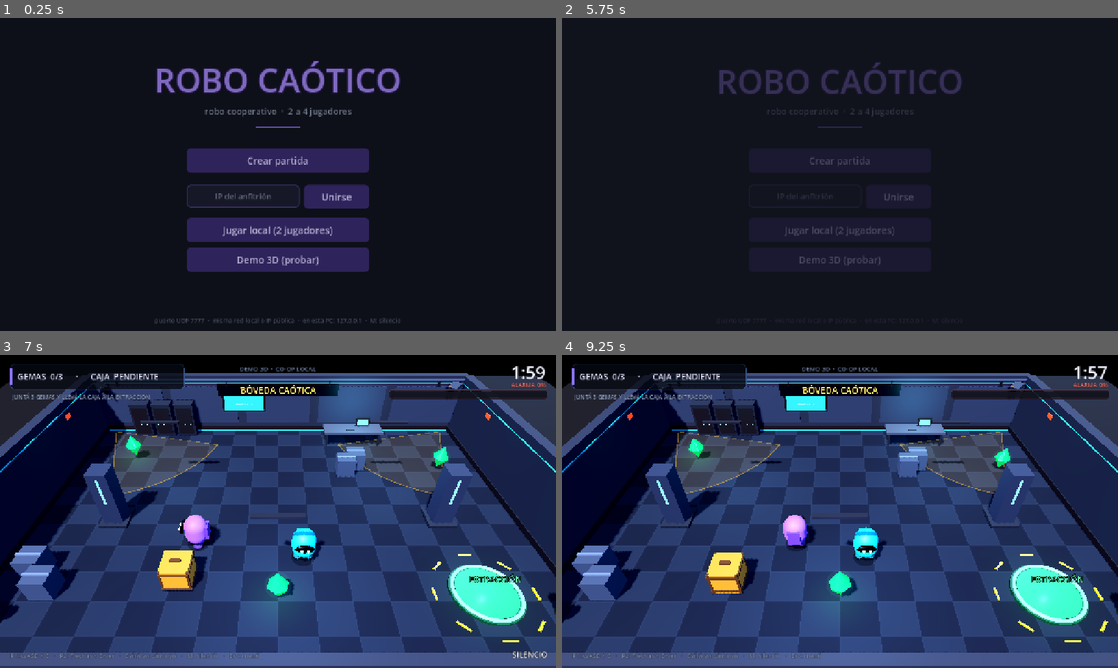
Above: before the commit, frames 1-4 (two rows, left to right).
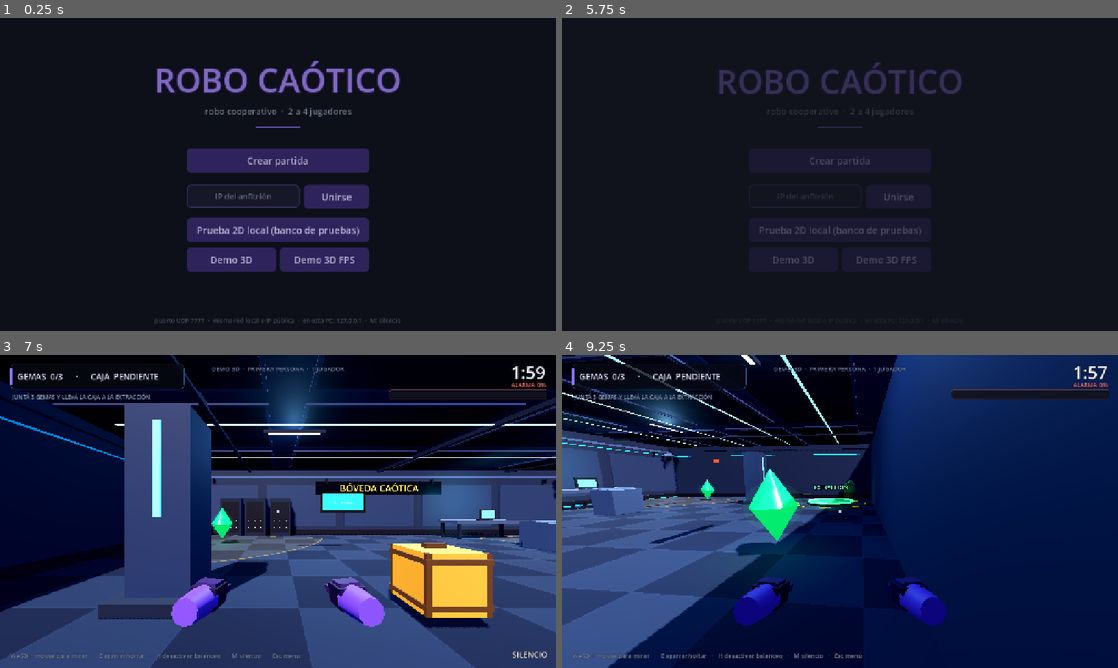
Above: after the commit, the same moments.

Repository: henriih18/game
Game: Godot game, scene res://scenes/menu.tscn
Two runs of this game, one before a commit and one after it. Both use one fixed random seed, a clock stepped at 60 frames per second and the inputs below.
Inputs (mouse positions are in pixels of both pictures, inside the frame that each line leads up to):
- Up to frame 1 (0.25 s): no input
- Up to frame 2 (5.75 s): click (806, 196) at 0.52 s; type "12" at 0.6 s; click "Demo 3D (probar)" (after the commit: "Demo 3D") at 1.25 s; tap Enter (interact2) at 2, 4.35 s; move the mouse to (962, 158) at 2.02 s; hold D (move_right) 2.03-2.78 s; hold E (interact) 2.03-2.78 s; click (962, 158) at 2.17 s; tap H at 2.3, 2.85, 3.8, 5.1 s; move the mouse to (728, 190) at 2.77 s; hold S (move_down) 2.78-3.53 s; click (728, 190) at 2.92 s; tap E (interact) at 3.05, 4.55 s; move the mouse to (895, 105) at 3.52 s; hold D (move_right) 3.53-4.28 s; hold E (interact) 3.53-4.28 s; click (895, 105) at 3.67 s; move the mouse to (812, 237) at 4.27 s; hold W (move_up) 4.28-5.03 s; click (812, 237) at 4.42 s; move the mouse to (1006, 221) at 5.02 s; hold A (move_left) from 5.03 s (still down); click (1006, 221) at 5.17 s; tap Escape (ui_cancel) at 5.65 s
- Up to frame 3 (7 s): release A (move_left) at 5.75 s; click (322, 596) at 5.75 s, where only the run after the commit has a clickable "Demo 3D FPS"; move the mouse to (111, 464) at 6.52 s; hold A (move_left) from 6.53 s (still down); tap M at 6.6 s; click (111, 464) at 6.67 s; tap E (interact) at 6.8 s
- Up to frame 4 (9.25 s): move the mouse to (867, 511) at 7.27 s; release A (move_left) at 7.28 s; hold S (move_down) 7.28-8.03 s; hold E (interact) 7.28-8.03 s; click (867, 511) at 7.42 s; tap H at 7.55, 8.1, 9.05 s; move the mouse to (756, 433) at 8.02 s; hold D (move_right) 8.03-8.78 s; click (756, 433) at 8.17 s; tap E (interact) at 8.3 s; move the mouse to (962, 495) at 8.77 s; hold W (move_up) from 8.78 s (still down); hold E (interact) from 8.78 s (still down); click (962, 495) at 8.92 s

The runs differ from the first frame. In frame 1, 0.8% of the frame differs, in the area x 35-65%, y 66-82%; in frame 2, 0.4%; in frame 3, 64%; in frame 4, 83%, in the area x 0-100%, y 0-100%.

Commit message:
Prototipo 3D en primera persona

Diff:
--- /dev/null
+++ b/scenes/demo3d_fp.tscn
@@ -0,0 +1,6 @@
+[gd_scene load_steps=2 format=3]
+
+[ext_resource type="Script" path="res://scripts/demo3d_fp.gd" id="1_fp"]
+
+[node name="Demo3DFP" type="Node3D"]
+script = ExtResource("1_fp")
--- a/scenes/menu.tscn
+++ b/scenes/menu.tscn
@@ -83,15 +83,24 @@
 offset_top = 460.0
 offset_right = 850.0
 offset_bottom = 516.0
-text = "Jugar local (2 jugadores)"
+text = "Prueba 2D local (banco de pruebas)"
 
 [node name="Demo3DButton" type="Button" parent="."]
 layout_mode = 0
 offset_left = 430.0
 offset_top = 528.0
+offset_right = 636.0
+offset_bottom = 584.0
+text = "Demo 3D"
+
+[node name="DemoFPButton" type="Button" parent="."]
+layout_mode = 0
+offset_left = 644.0
+offset_top = 528.0
 offset_right = 850.0
 offset_bottom = 584.0
-text = "Demo 3D (probar)"
+text = "Demo 3D FPS"
+tooltip_text = "Prototipo en primera persona"
 
 [node name="Status" type="Label" parent="."]
 layout_mode = 0
--- a/scripts/crate3d.gd
+++ b/scripts/crate3d.gd
@@ -86,6 +86,7 @@
 
 	var total := Vector3.ZERO
 	var count := 0
+	var first_player: Node3D = null
 	if game != null and is_instance_valid(game):
 		for id in holder_ids:
 			if game.players.has(id):
@@ -93,9 +94,21 @@
 				if is_instance_valid(player):
 					total += player.global_position
 					count += 1
+					if first_player == null:
+						first_player = player
 
 	if count > 0:
 		var target := total / float(count) + Vector3(0, 2.15, 0)
+		var is_fp := bool(game.get("first_person")) if game != null and is_instance_valid(game) else false
+		if is_fp and first_player != null:
+			if count == 1:
+				var forward := -first_player.global_transform.basis.z
+				forward.y = 0.0
+				forward = forward.normalized()
+				target = first_player.global_position + forward * 1.85 + Vector3(0, 0.62, 0)
+				rotation.y = lerp_angle(rotation.y, first_player.rotation.y, minf(1.0, 9.0 * delta))
+			else:
+				target = total / float(count) + Vector3(0, 1.05, 0)
 		global_position = global_position.lerp(target, minf(1.0, 11.0 * delta))
 		global_position.x = clampf(global_position.x, -12.0, 12.0)
 		global_position.z = clampf(global_position.z, -8.0, 8.0)
--- a/scripts/demo3d.gd
+++ b/scripts/demo3d.gd
@@ -11,6 +11,7 @@
 const PAD_POS := Vector3(9.0, 0.0, 6.0)
 
 var state: int = State.PLAYING
+var first_person := false
 var time_left := ROUND_TIME
 var alarm := 0.0
 var gems_collected := 0
@@ -23,12 +24,15 @@
 var pad_ring: MeshInstance3D
 
 var camera3d: Camera3D
+var camera_base_fov := 49.0
 var alarm_light: OmniLight3D
 var danger_material: ShaderMaterial
 var status_label: Label
 var timer_label: Label
 var alarm_label_ref: Label
 var seen_label: Label
+var hint_label: Label
+var demo_badge: Label
 var alarm_fill: ColorRect
 var overlay: ColorRect
 var result_label: Label
@@ -373,7 +377,7 @@
 
 	var goal := _hud_label(hud, Vector2(28, 88), Vector2(620, 22), "JUNTÁ 3 GEMAS Y LLEVÁ LA CAJA A LA EXTRACCIÓN", 13, Color(0.56, 0.62, 0.75))
 
-	var demo_badge := _hud_label(hud, Vector2(440, 22), Vector2(400, 24), "DEMO 3D  ·  CO-OP LOCAL", 14, Color(0.48, 0.55, 0.7))
+	demo_badge = _hud_label(hud, Vector2(440, 22), Vector2(400, 24), "DEMO 3D  ·  CO-OP LOCAL", 14, Color(0.48, 0.55, 0.7))
 	demo_badge.horizontal_alignment = HORIZONTAL_ALIGNMENT_CENTER
 
 	seen_label = _hud_label(hud, Vector2(28, 112), Vector2(420, 20), "CÁMARA DETECTANDO", 14, Color(1.0, 0.32, 0.26))
@@ -410,7 +414,7 @@
 	alarm_fill.color = Color(0.95, 0.22, 0.2)
 	hud.add_child(alarm_fill)
 
-	_hud_label(
+	hint_label = _hud_label(
 		hud,
 		Vector2(24, 682),
 		Vector2(940, 26),
@@ -559,7 +563,7 @@
 		danger = clampf((alarm - 25.0) / 75.0, 0.0, 1.0) * 0.55
 	danger_material.set_shader_parameter("intensity", danger)
 	alarm_light.light_energy = (alarm / ALARM_MAX) * 0.7
-	camera3d.fov = lerpf(49.0, 46.0, ratio if state == State.PLAYING else 0.0)
+	camera3d.fov = lerpf(camera_base_fov, camera_base_fov - 3.0, ratio if state == State.PLAYING else 0.0)
 
 	if state == State.PLAYING:
 		Audio.set_alarm(alarm, true)
@@ -599,14 +603,23 @@
 	Audio.set_alarm(0.0, false)
 	Audio.stop_music()
 	Audio.play_sfx("win" if result == State.WON else "lose", -6.0)
-	var effect_pos: Vector3 = PAD_POS + Vector3(0, 0.8, 0) if result == State.WON else players[1].global_position + Vector3(0, 1.0, 0)
+	var effect_player: Node3D = null
+	if players.has(1):
+		effect_player = players[1]
+	elif not players.is_empty():
+		effect_player = players.values()[0]
+	var effect_pos: Vector3 = PAD_POS + Vector3(0, 0.8, 0)
+	if result != State.WON and effect_player != null:
+		effect_pos = effect_player.global_position + Vector3(0, 1.0, 0)
 	_burst3d(effect_pos, Color(0.4, 1.0, 0.6) if result == State.WON else Color(1.0, 0.25, 0.18), 36, 1.4)
+	Input.mouse_mode = Input.MOUSE_MODE_VISIBLE
 	_update_hud()
 
 func _unhandled_input(event: InputEvent) -> void:
 	if event.is_action_pressed("ui_cancel"):
 		get_viewport().set_input_as_handled()
 		Audio.set_alarm(0.0, false)
+		Input.mouse_mode = Input.MOUSE_MODE_VISIBLE
 		get_tree().change_scene_to_file(MENU_SCENE)
 		return
 	if state != State.PLAYING and event.is_action_pressed("restart"):
--- /dev/null
+++ b/scripts/demo3d_fp.gd
@@ -0,0 +1,141 @@
+extends "res://scripts/demo3d.gd"
+
+var prompt_label: Label
+var prompt_panel: Panel
+var crosshair: ColorRect
+
+func _ready() -> void:
+	first_person = true
+	super._ready()
+	Input.mouse_mode = Input.MOUSE_MODE_CAPTURED
+
+func _build_room() -> void:
+	super._build_room()
+
+	var wall_color := Color(0.13, 0.16, 0.23)
+	var ceiling_color := Color(0.11, 0.14, 0.21)
+
+	var ceiling := _box(_level, Vector3(0, 4.42, 0), Vector3(26, 0.25, 18), ceiling_color)
+	ceiling.cast_shadow = GeometryInstance3D.SHADOW_CASTING_SETTING_OFF
+	for x in [-9.75, -3.25, 3.25, 9.75]:
+		for z in [-6.0, -2.0, 2.0, 6.0]:
+			var panel := _box(
+				_level,
+				Vector3(x, 4.27, z),
+				Vector3(5.55, 0.055, 3.45),
+				Color(0.14, 0.18, 0.27)
+			)
+			panel.cast_shadow = GeometryInstance3D.SHADOW_CASTING_SETTING_OFF
+			var seam := _box(
+				_level,
+				Vector3(x, 4.235, z),
+				Vector3(5.35, 0.012, 3.25),
+				Color(0.065, 0.085, 0.13)
+			)
+			seam.cast_shadow = GeometryInstance3D.SHADOW_CASTING_SETTING_OFF
+
+	for x in [-8.6, 0.0, 8.6]:
+		var beam := _box(_level, Vector3(x, 4.24, 0), Vector3(0.14, 0.16, 17.8), Color(0.09, 0.12, 0.18))
+		beam.cast_shadow = GeometryInstance3D.SHADOW_CASTING_SETTING_OFF
+
+	for z in [-5.2, -1.4, 2.4, 6.2]:
+		var strip := _box(_level, Vector3(0, 4.225, z), Vector3(23.5, 0.025, 0.09), Color(0.4, 0.7, 0.95))
+		strip.material_override = _emissive(Color(0.42, 0.72, 1.0), 1.15)
+		strip.cast_shadow = GeometryInstance3D.SHADOW_CASTING_SETTING_OFF
+
+	# Cierra la cuarta pared que la cámara elevada no necesitaba.
+	_box(_level, Vector3(0, 2.0, 9.0), Vector3(26, 4.0, 0.6), wall_color, true)
+	_box(_level, Vector3(0, 4.2, 9.0), Vector3(26, 0.5, 0.6), wall_color)
+	_box(_level, Vector3(0, 2.0, -9.0), Vector3(26, 0.45, 0.05), Color(0.08, 0.1, 0.15))
+	for side in [-1.0, 1.0]:
+		_box(_level, Vector3(12.8 * side, 4.2, 0), Vector3(0.6, 0.5, 18), wall_color)
+	_box(_level, Vector3(0, 4.2, -9.0), Vector3(26, 0.5, 0.6), wall_color)
+
+func _build_players() -> void:
+	var root := Node3D.new()
+	root.name = "Players"
+	add_child(root)
+
+	var player := PlayerFP3D.new()
+	player.name = "P1"
+	player.player_index = 0
+	player.game_id = 1
+	player.game = self
+	player.color = Color(0.545, 0.361, 0.965)
+	player.position = Vector3(-4.4, 0.0, 4.8)
+	player.rotation.y = 0.0
+	root.add_child(player)
+	players[1] = player
+
+	var previous_camera := camera3d
+	camera3d = player.fp_camera
+	camera_base_fov = 76.0
+	camera3d.current = true
+	if previous_camera != null:
+		previous_camera.current = false
+		previous_camera.queue_free()
+
+func _build_crate() -> void:
+	super._build_crate()
+	crate.position = Vector3(-4.4, 0.58, 1.8)
+	crate.scale = Vector3(0.72, 0.72, 0.72)
+
+func _build_hud() -> void:
+	super._build_hud()
+	if hint_label != null:
+		hint_label.text = "WASD + mouse para mirar   ·   E agarrar/soltar   ·   H desactivar balanceo   ·   M silencio   ·   Esc menú"
+	if demo_badge != null:
+		demo_badge.text = "DEMO 3D  ·  PRIMERA PERSONA  ·  1 JUGADOR"
+
+	var hud := get_node("HUD")
+	crosshair = ColorRect.new()
+	crosshair.name = "Crosshair"
+	crosshair.position = Vector2(638, 358)
+	crosshair.size = Vector2(4, 4)
+	crosshair.color = Color(0.9, 0.94, 1.0, 0.8)
+	crosshair.mouse_filter = Control.MOUSE_FILTER_IGNORE
+	hud.add_child(crosshair)
+
+	prompt_panel = Panel.new()
+	prompt_panel.name = "PromptPanel"
+	prompt_panel.position = Vector2(24, 604)
+	prompt_panel.size = Vector2(300, 38)
+	var panel_style := StyleBoxFlat.new()
+	panel_style.bg_color = Color(0.025, 0.038, 0.07, 0.82)
+	panel_style.border_color = Color(0.62, 0.48, 0.22, 0.8)
+	panel_style.set_border_width_all(1)
+	panel_style.set_corner_radius_all(8)
+	prompt_panel.add_theme_stylebox_override("panel", panel_style)
+	prompt_panel.mouse_filter = Control.MOUSE_FILTER_IGNORE
+	prompt_panel.visible = false
+	hud.add_child(prompt_panel)
+
+	prompt_label = _hud_label(
+		prompt_panel,
+		Vector2(0, 0),
+		Vector2(300, 38),
+		"",
+		16,
+		Color(0.98, 0.82, 0.48)
+	)
+	prompt_label.horizontal_alignment = HORIZONTAL_ALIGNMENT_CENTER
+	prompt_label.vertical_alignment = VERTICAL_ALIGNMENT_CENTER
+
+func _update_hud() -> void:
+	super._update_hud()
+	if prompt_label == null:
+		return
+	var show_prompt := false
+	var text := ""
+	if state == State.PLAYING and crate != null and not crate.delivered and players.has(1):
+		var offset: Vector3 = players[1].global_position - crate.global_position
+		offset.y = 0.0
+		if crate.holder_ids.has(1):
+			show_prompt = true
+			text = "E   SOLTAR CAJA"
+		elif offset.length() <= Player3D.GRAB_RANGE:
+			show_prompt = true
+			text = "E   AGARRAR CAJA"
+	prompt_panel.visible = show_prompt
+	prompt_label.text = text
+	crosshair.color = Color(1.0, 0.45, 0.38, 0.9) if seen_label != null and seen_label.visible else Color(0.9, 0.94, 1.0, 0.8)
--- a/scripts/menu.gd
+++ b/scripts/menu.gd
@@ -4,6 +4,7 @@
 const MAX_PLAYERS := 4
 const GAME_SCENE := "res://scenes/main.tscn"
 const DEMO3D_SCENE := "res://scenes/demo3d.tscn"
+const DEMO3D_FP_SCENE := "res://scenes/demo3d_fp.tscn"
 
 @onready var ip_edit: LineEdit = $IPEdit
 @onready var status: Label = $Status
@@ -17,16 +18,19 @@
 	_style_button($JoinButton)
 	_style_button($LocalButton)
 	_style_button($Demo3DButton)
+	_style_button($DemoFPButton)
 	_style_line_edit($IPEdit)
 	_wire_button($HostButton)
 	_wire_button($JoinButton)
 	_wire_button($LocalButton)
 	_wire_button($Demo3DButton)
+	_wire_button($DemoFPButton)
 
 	$HostButton.pressed.connect(_host)
 	$JoinButton.pressed.connect(_join)
 	$LocalButton.pressed.connect(_local)
 	$Demo3DButton.pressed.connect(_demo3d)
+	$DemoFPButton.pressed.connect(_demo3d_fp)
 	$IPEdit.text_submitted.connect(func(_text: String): _join())
 
 	multiplayer.connected_to_server.connect(_on_connected, CONNECT_ONE_SHOT)
@@ -55,6 +59,9 @@
 			return
 		if arg == "--demo3d":
 			_demo3d()
+			return
+		if arg == "--demo3dfp":
+			_demo3d_fp()
 			return
 		if arg.begins_with("--join="):
 			ip_edit.text = arg.get_slice("=", 1)
@@ -128,6 +135,12 @@
 		multiplayer.multiplayer_peer = null
 	get_tree().change_scene_to_file(DEMO3D_SCENE)
 
+func _demo3d_fp() -> void:
+	if multiplayer.multiplayer_peer != null:
+		multiplayer.multiplayer_peer.close()
+		multiplayer.multiplayer_peer = null
+	get_tree().change_scene_to_file(DEMO3D_FP_SCENE)
+
 func _on_connected() -> void:
 	get_tree().change_scene_to_file(GAME_SCENE)
 
--- /dev/null
+++ b/scripts/player_fp3d.gd
@@ -0,0 +1,194 @@
+class_name PlayerFP3D
+extends Player3D
+
+const EYE_HEIGHT := 1.55
+const MOUSE_SENSITIVITY := 0.0022
+const PITCH_LIMIT := 1.25
+
+var fp_camera: Camera3D
+var _pitch := 0.0
+var _head_bob := true
+var _bob_time := 0.0
+var _fp_step_accum := 0.0
+var _ignore_mouse_motion := true
+var _hands: Node3D
+var _hand_nodes: Array[Node3D] = []
+var _hand_targets: Array[Vector3] = []
+var _hand_rotations: Array[Vector3] = []
+var _idle_targets: Array[Vector3] = []
+var _idle_rotations: Array[Vector3] = []
+
+func _ready() -> void:
+	super._ready()
+	_capture_mouse()
+
+func _capture_mouse() -> void:
+	Input.mouse_mode = Input.MOUSE_MODE_CAPTURED
+	_ignore_mouse_motion = true
+
+func _build_visual() -> void:
+	super._build_visual()
+	_visual.visible = false
+
+	fp_camera = Camera3D.new()
+	fp_camera.name = "FPCamera"
+	fp_camera.position = Vector3(0.0, EYE_HEIGHT, 0.0)
+	fp_camera.fov = 76.0
+	fp_camera.near = 0.05
+	fp_camera.far = 90.0
+	fp_camera.current = true
+	add_child(fp_camera)
+
+	_build_hands()
+
+func _build_hands() -> void:
+	_hands = Node3D.new()
+	_hands.name = "Hands"
+	fp_camera.add_child(_hands)
+
+	var glove := _make_mat(Color(0.12, 0.10, 0.19), 0.52)
+	var knuckle := _make_mat(Color(0.19, 0.15, 0.29), 0.48)
+	var cuff := _make_mat(Color(0.34, 0.24, 0.62), 0.55)
+
+	for side in [-1.0, 1.0]:
+		var hand := Node3D.new()
+		hand.name = "LeftHand" if side < 0.0 else "RightHand"
+		_hands.add_child(hand)
+		_hand_nodes.append(hand)
+
+		var palm := MeshInstance3D.new()
+		var palm_mesh := BoxMesh.new()
+		palm_mesh.size = Vector3(0.16, 0.13, 0.21)
+		palm.mesh = palm_mesh
+		palm.material_override = glove
+		hand.add_child(palm)
+
+		var back := MeshInstance3D.new()
+		var back_mesh := BoxMesh.new()
+		back_mesh.size = Vector3(0.13, 0.025, 0.13)
+		back.mesh = back_mesh
+		back.material_override = knuckle
+		back.position = Vector3(0, 0.075, 0.01)
+		hand.add_child(back)
+
+		for i in range(3):
+			var finger := MeshInstance3D.new()
+			var finger_mesh := BoxMesh.new()
+			finger_mesh.size = Vector3(0.04, 0.05, 0.13)
+			finger.mesh = finger_mesh
+			finger.material_override = knuckle
+			finger.position = Vector3(-0.048 + float(i) * 0.048, -0.005, -0.155)
+			hand.add_child(finger)
+
+		var thumb := MeshInstance3D.new()
+		var thumb_mesh := BoxMesh.new()
+		thumb_mesh.size = Vector3(0.045, 0.055, 0.11)
+		thumb.mesh = thumb_mesh
+		thumb.material_override = knuckle
+		thumb.position = Vector3(0.095 * side, -0.01, -0.075)
+		thumb.rotation.z = 0.35 * side
+		hand.add_child(thumb)
+
+		var sleeve := MeshInstance3D.new()
+		var sleeve_mesh := CylinderMesh.new()
+		sleeve_mesh.top_radius = 0.07
+		sleeve_mesh.bottom_radius = 0.09
+		sleeve_mesh.height = 0.22
+		sleeve_mesh.radial_segments = 10
+		sleeve.mesh = sleeve_mesh
+		sleeve.material_override = cuff
+		sleeve.rotation.x = PI * 0.5
+		sleeve.position = Vector3(0.0, -0.01, 0.17)
+		hand.add_child(sleeve)
+
+		var idle_pos := Vector3(0.36 * side, -0.44, -1.05)
+		var carry_pos := Vector3(0.50 * side, -0.40, -1.65)
+		var idle_rot := Vector3(-0.12, 0.10 * side, 0.08 * side)
+		var carry_rot := Vector3(-0.05, 0.06 * side, 0.25 * side)
+		_idle_targets.append(idle_pos)
+		_idle_rotations.append(idle_rot)
+		_hand_targets.append(carry_pos)
+		_hand_rotations.append(carry_rot)
+		hand.scale = Vector3(0.82, 0.82, 0.82)
+		hand.position = idle_pos
+		hand.rotation = idle_rot
+
+func _physics_process(delta: float) -> void:
+	if game == null or not is_instance_valid(game):
+		return
+	if game.state != 0:
+		velocity = Vector3.ZERO
+		return
+
+	var input := Input.get_vector("move_left", "move_right", "move_up", "move_down")
+	var direction := transform.basis * Vector3(input.x, 0.0, input.y)
+	if direction.length() > 1.0:
+		direction = direction.normalized()
+
+	var carry := float(game.carry_multiplier_for(game_id))
+	velocity = direction * SPEED * carry
+	move_and_slide()
+
+	global_position.x = clampf(global_position.x, -12.2, 12.2)
+	global_position.y = 0.0
+	global_position.z = clampf(global_position.z, -8.2, 8.2)
+
+	var moving := direction.length() > 0.08
+	_bob_time += delta * (10.0 if moving else 2.0)
+	var bob_amount := 0.016 if _head_bob and moving else 0.0
+	if carry < 0.99:
+		bob_amount *= 0.55
+	var bob_target := sin(_bob_time) * bob_amount
+	var sway_target := sin(_bob_time * 0.5) * (0.006 if moving else 0.0)
+	fp_camera.position.y = lerpf(fp_camera.position.y, EYE_HEIGHT + bob_target, minf(1.0, 12.0 * delta))
+	fp_camera.position.x = lerpf(fp_camera.position.x, sway_target, minf(1.0, 10.0 * delta))
+
+	var carrying_crate: bool = game.crate != null and game.crate.holder_ids.has(game_id) and not game.crate.delivered
+	_update_hands(delta, moving, carrying_crate)
+
+	if moving:
+		_fp_step_accum += delta
+		var interval := 0.32 / clampf(carry, 0.45, 1.0)
+		if _fp_step_accum >= interval:
+			_fp_step_accum = 0.0
+			Audio.play_sfx("step", -23.0, randf_range(0.9, 1.08))
+	else:
+		_fp_step_accum = 0.0
+
+func _update_hands(delta: float, moving: bool, carrying: bool) -> void:
+	if _hand_nodes.is_empty():
+		return
+	var bob := sin(_bob_time * 0.5) * (0.012 if moving else 0.0)
+	var weight := minf(1.0, 10.0 * delta)
+	for i in range(_hand_nodes.size()):
+		var hand := _hand_nodes[i]
+		var target := _hand_targets[i] if carrying else _idle_targets[i]
+		target.y += bob
+		var target_rot := _hand_rotations[i] if carrying else _idle_rotations[i]
+		hand.position = hand.position.lerp(target, weight)
+		hand.rotation = hand.rotation.lerp(target_rot, weight)
+
+func _unhandled_input(event: InputEvent) -> void:
+	if game == null or not is_instance_valid(game):
+		return
+	if event is InputEventMouseMotion and Input.mouse_mode == Input.MOUSE_MODE_CAPTURED and game.state == 0:
+		if _ignore_mouse_motion:
+			_ignore_mouse_motion = false
+			get_viewport().set_input_as_handled()
+			return
+		rotation.y -= event.relative.x * MOUSE_SENSITIVITY
+		_pitch = clampf(_pitch - event.relative.y * MOUSE_SENSITIVITY, -PITCH_LIMIT, PITCH_LIMIT)
+		fp_camera.rotation.x = _pitch
+		get_viewport().set_input_as_handled()
+		return
+	if event is InputEventMouseButton and event.pressed and game.state == 0 and Input.mouse_mode != Input.MOUSE_MODE_CAPTURED:
+		_capture_mouse()
+		get_viewport().set_input_as_handled()
+		return
+	if event.is_action_pressed("interact") and game.state == 0:
+		get_viewport().set_input_as_handled()
+		game.toggle_grab(self)
+		return
+	if event is InputEventKey and event.pressed and not event.echo and event.physical_keycode == KEY_H:
+		_head_bob = not _head_bob
+		get_viewport().set_input_as_handled()
Not shown, added: docs/demo3d.png.import
Binary file added: docs/demo3d_fp.png
Not shown, added: docs/demo3d_fp.png.import
Binary file changed: docs/menu.png
Not shown, added: scripts/demo3d_fp.gd.uid
Not shown, added: scripts/player_fp3d.gd.uid
